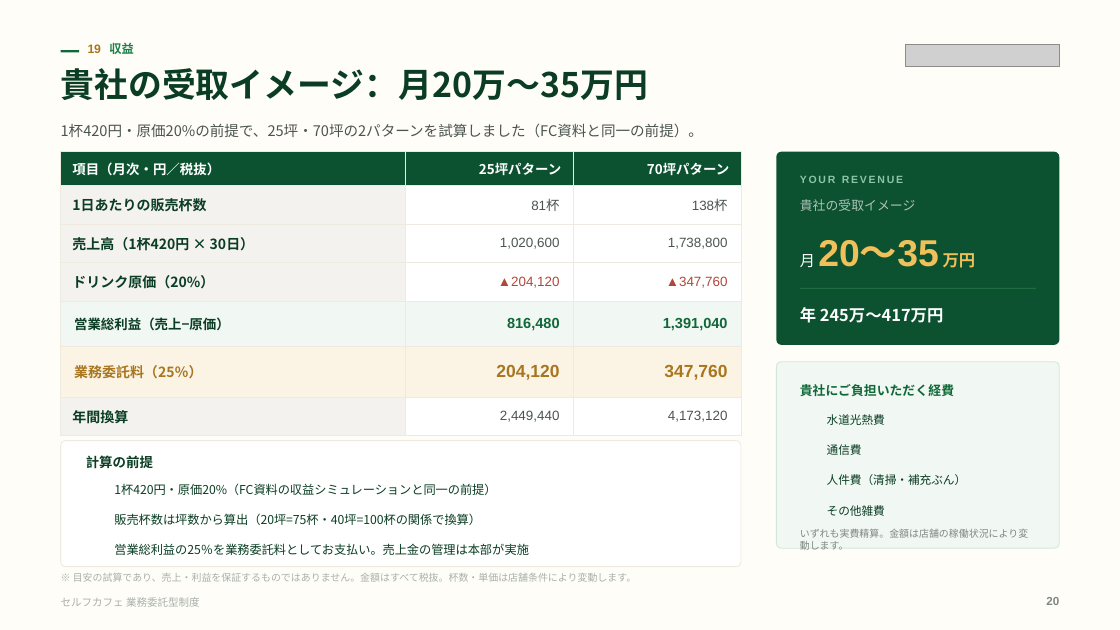
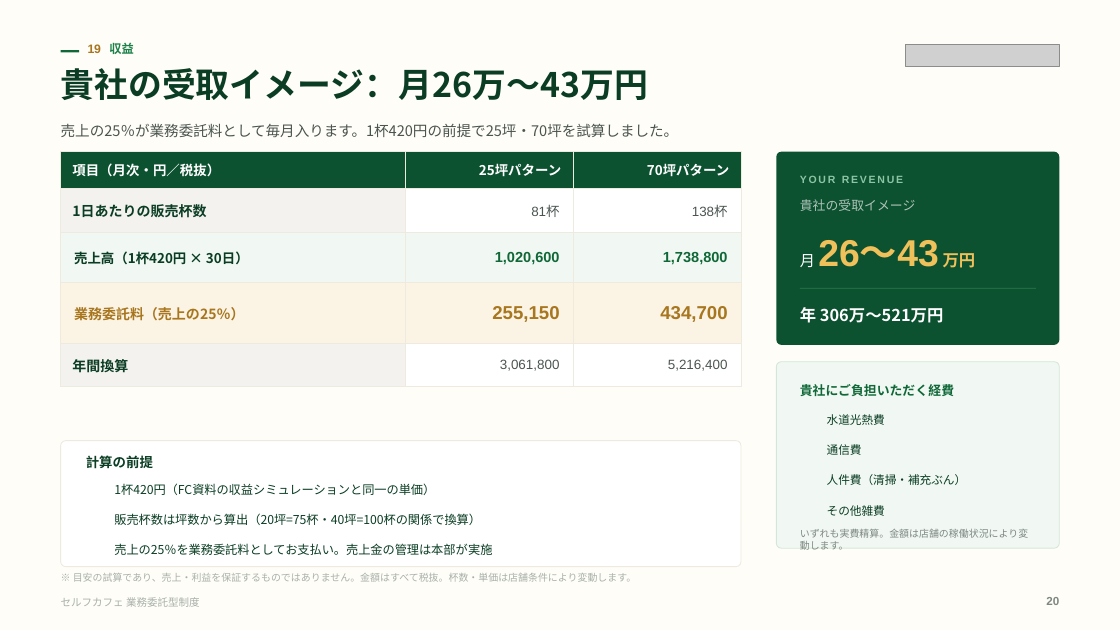
Before and after one commit to a5408071-cmd/suzuki-ceo, a slide deck: slide 20 of selfcafe-gyomu-deck/selfcafe-gyomu-deck.pptx. Drawn at 1120x630 pixels with LibreOffice and Linux fonts; fonts in the diff are those of the drawing; grey boxes stand for pictures; background and template pictures are left out. Boxes give left, top, right and bottom in pixels: in the first picture for what was removed or moved away, otherwise in the second. Text is boxed around its words. In the diff, an @@ line names an element or a change of style, - is before the commit and + after.

```diff
--- a/selfcafe-gyomu-deck/selfcafe-gyomu-deck.pptx
+++ b/selfcafe-gyomu-deck/selfcafe-gyomu-deck.pptx
@@ text at (61,68,648,100): text changed @@
-貴社の受取イメージ：月20万〜35万円
+貴社の受取イメージ：月26万〜43万円
@@ text at (61,123,679,137): text changed @@
-1杯420円・原価20%の前提で、25坪・70坪の2パターンを試算しました（FC資料と同一の前提）。
+売上の25％が業務委託料として毎月入ります。1杯420円の前提で25坪・70坪を試算しました。
@@ table at (60,152,741,379) @@
-row 4: ドリンク原価（20%） | ▲204,120 | ▲347,760
-row 5: 営業総利益（売上−原価） | 816,480 | 1,391,040
-row 6: 業務委託料（25％） | 204,120 | 347,760
-row 7: 年間換算 | 2,449,440 | 4,173,120
+row 4: 業務委託料（売上の25％） | 255,150 | 434,700
+row 5: 年間換算 | 3,061,800 | 5,216,400
@@ text at (800,240,976,268): text changed @@
-月 20〜35 万円
+月 26〜43 万円
@@ text at (800,307,943,323): text changed @@
-年 245万〜417万円
+年 306万〜521万円
@@ text at (114,483,435,495): text changed @@
-1杯420円・原価20%（FC資料の収益シミュレーションと同一の前提）
+1杯420円（FC資料の収益シミュレーションと同一の単価）
@@ text at (114,543,492,555): text changed @@
-営業総利益の25％を業務委託料としてお支払い。売上金の管理は本部が実施
+売上の25％を業務委託料としてお支払い。売上金の管理は本部が実施
```
Also in this commit, not shown: 5 other slides changed, 3 other files.
